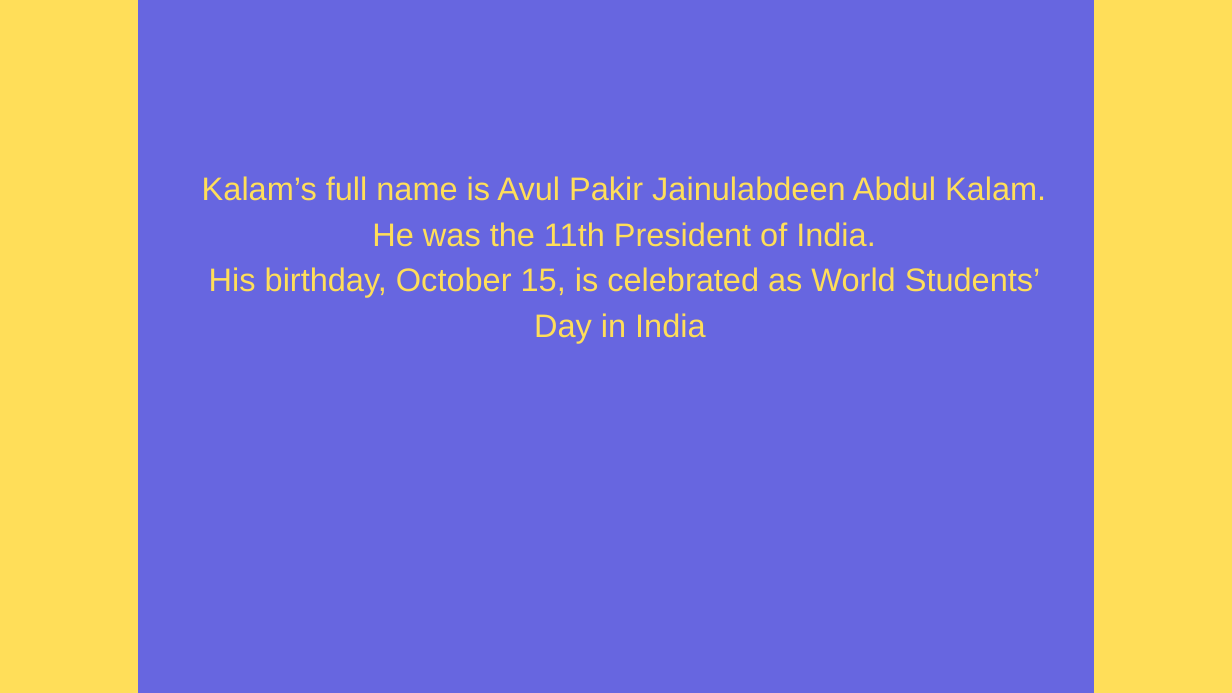
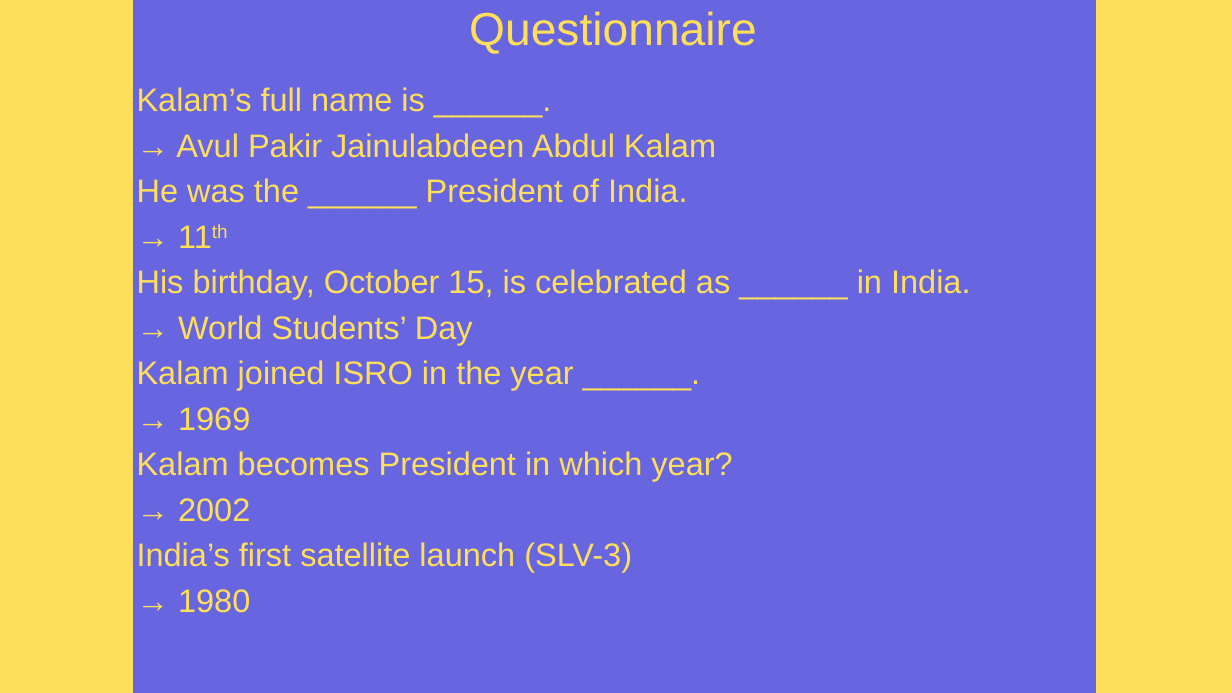
Before and after one commit to VardaanK-dev/Less3, a slide deck: slide 11 of public/assets/APJ Abdul Kalam.pptx. Drawn at 1232x693 pixels with LibreOffice and Linux fonts; fonts in the diff are those of the drawing. Boxes give left, top, right and bottom in pixels: in the first picture for what was removed or moved away, otherwise in the second. Text is boxed around its words. In the diff, an @@ line names an element or a change of style, - is before the commit and + after.

Commit message:
Updated presentation

```diff
--- a/public/assets/APJ Abdul Kalam.pptx
+++ b/public/assets/APJ Abdul Kalam.pptx
@@ freeform shape: place and size @@
-freeform shape at bbox=[0, 0, 138, 693]
+freeform shape at bbox=[0, 0, 133, 693]
@@ text added at bbox=[469, 11, 757, 54], 54 pt, text #FFDE59 @@
+Questionnaire
@@ freeform shape at bbox=[1096, 0, 1232, 693]: outline redrawn @@
@@ text at bbox=[137, 87, 970, 613]: text changed @@
-Kalam’s full name is Avul Pakir Jainulabdeen Abdul Kalam.
-He was the 11th President of India.
-His birthday, October 15, is celebrated as World Students’ Day in India
+Kalam’s full name is ______.
+→ Avul Pakir Jainulabdeen Abdul Kalam
+He was the ______ President of India.
+→ 11th
+His birthday, October 15, is celebrated as ______ in India.
+→ World Students’ Day
+Kalam joined ISRO in the year ______.
+→ 1969
+Kalam becomes President in which year?
+→ 2002
+India’s first satellite launch (SLV-3)
+→ 1980
```
Also in this commit, not shown: 1 other slide changed.
